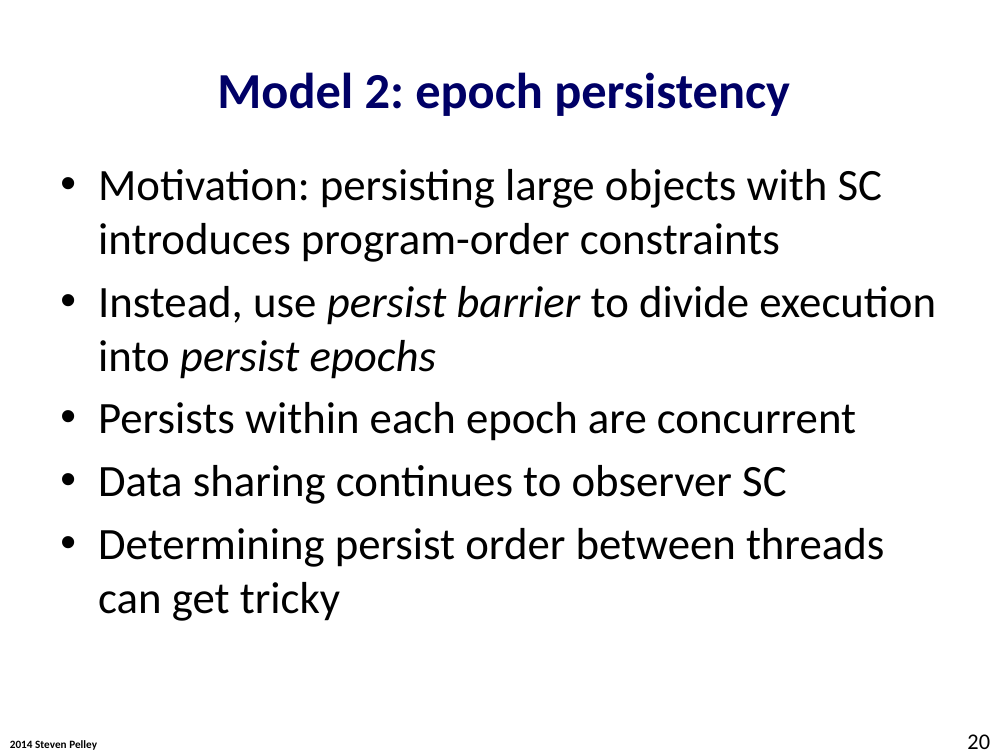
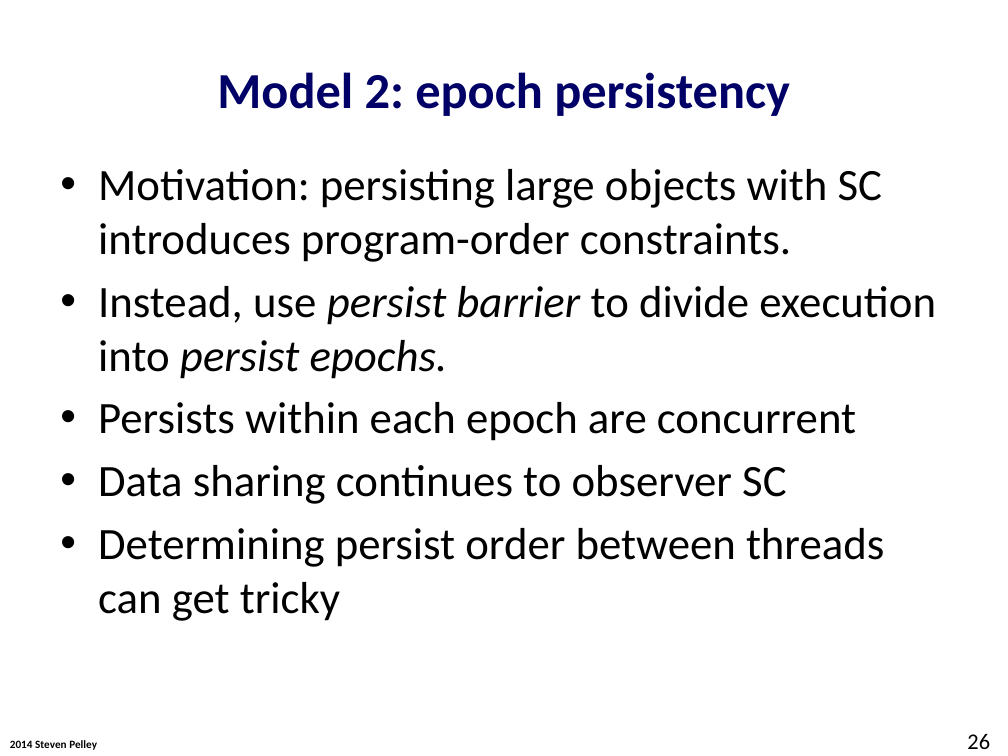
Before and after one commit to Abulila/dissertation, a slide deck: slide 26 of proposal/defense.pptx (slide 20 before the commit). Drawn at 1008x756 pixels with LibreOffice and Linux fonts; fonts in the diff are those of the drawing; background and template pictures are left out. Boxes give left, top, right and bottom in pixels: in the first picture for what was removed or moved away, otherwise in the second. Text is boxed around its words. In the diff, an @@ line names an element or a change of style, - is before the commit and + after.

Commit message:
defense.pptx: persistency definition and backup slides

```diff
--- a/proposal/defense.pptx
+++ b/proposal/defense.pptx
@@ text at [98, 169, 936, 379]: text changed @@
-• Motivation: persisting large objects with SC introduces program-order constraints
-• Instead, use persist barrier to divide execution into persist epochs
+• Motivation: persisting large objects with SC introduces program-order constraints.
+• Instead, use persist barrier to divide execution into persist epochs.
@@ page number at [967, 734, 990, 749]: text changed @@
-20
+26
```
Also in this commit, not shown: 15 other slides changed, 9 slides added.
